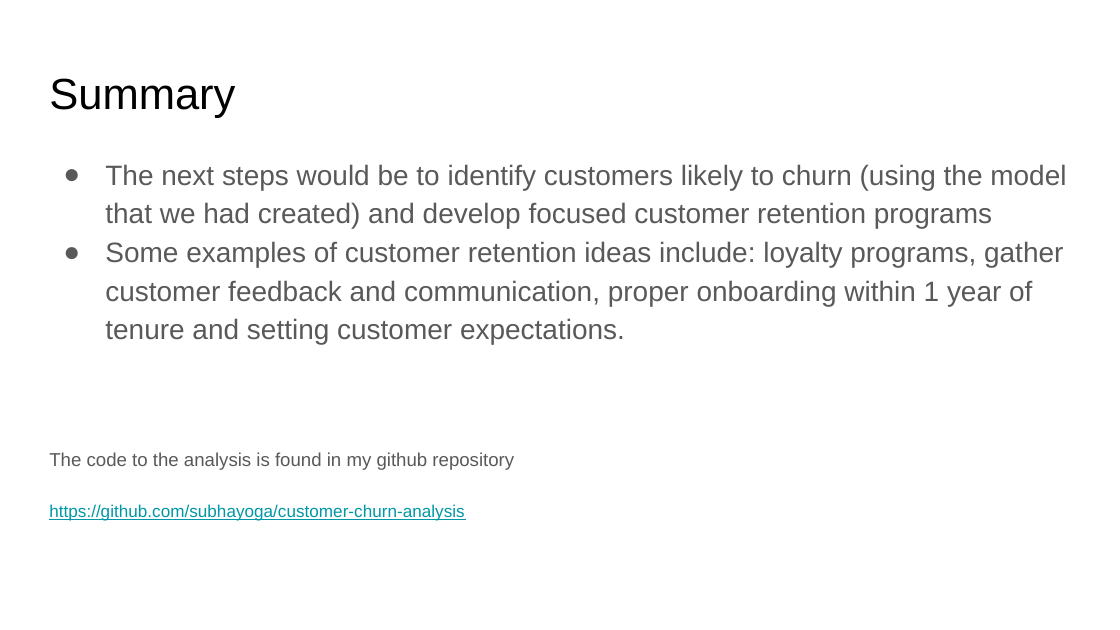
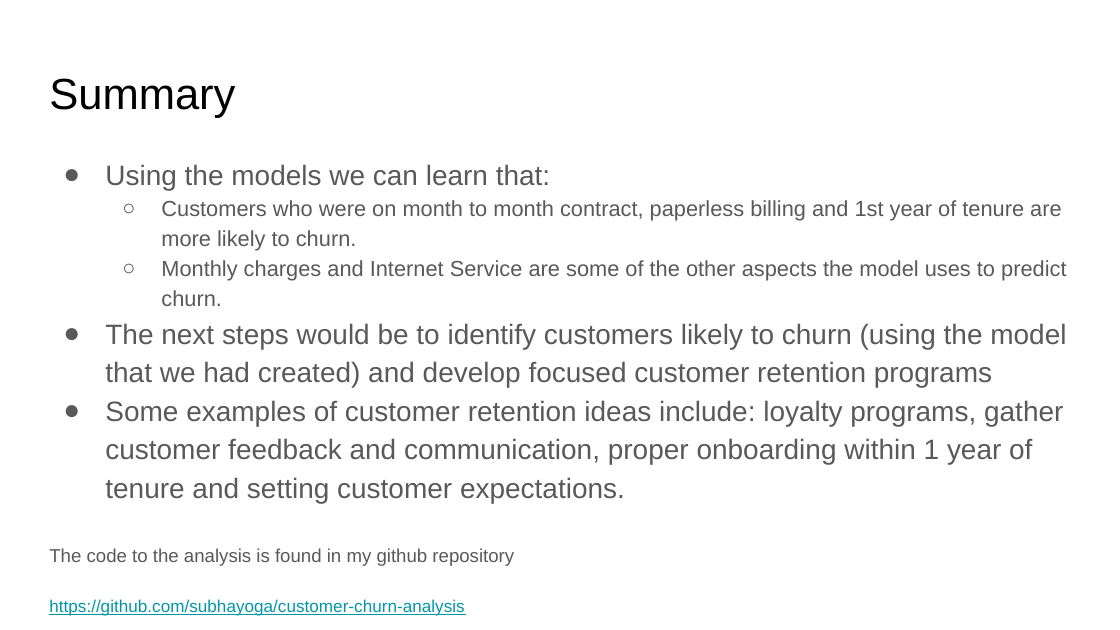
Before and after one commit to subhayoga/customer-churn-analysis, a slide deck: slide 10 of Customer Churn Analysis.pptx. Drawn at 1120x630 pixels with LibreOffice and Linux fonts; fonts in the diff are those of the drawing. Boxes give left, top, right and bottom in pixels: in the first picture for what was removed or moved away, otherwise in the second. Text is boxed around its words. In the diff, an @@ line names an element or a change of style, - is before the commit and + after.

```diff
--- a/Customer Churn Analysis.pptx
+++ b/Customer Churn Analysis.pptx
@@ text at (105,164,1066,306): paragraphs added @@
+● Using the models we can learn that:
+  ○ Customers who were on month to month contract, paperless billing and 1st year of tenure are more likely to churn.
+  ○ Monthly charges and Internet Service are some of the other aspects the model uses to predict churn.
```
Also in this commit, not shown: 3 other slides changed.
